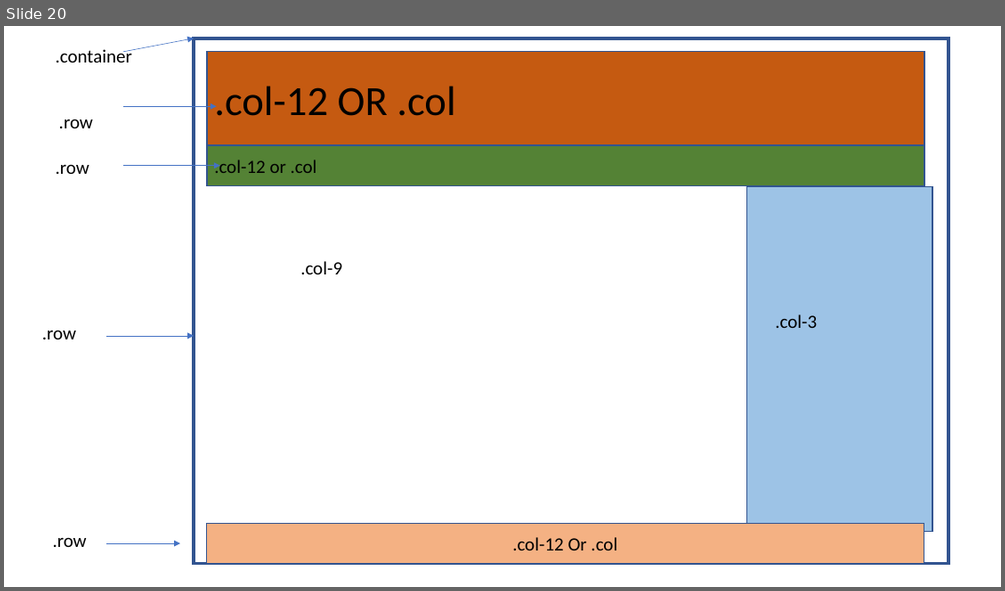
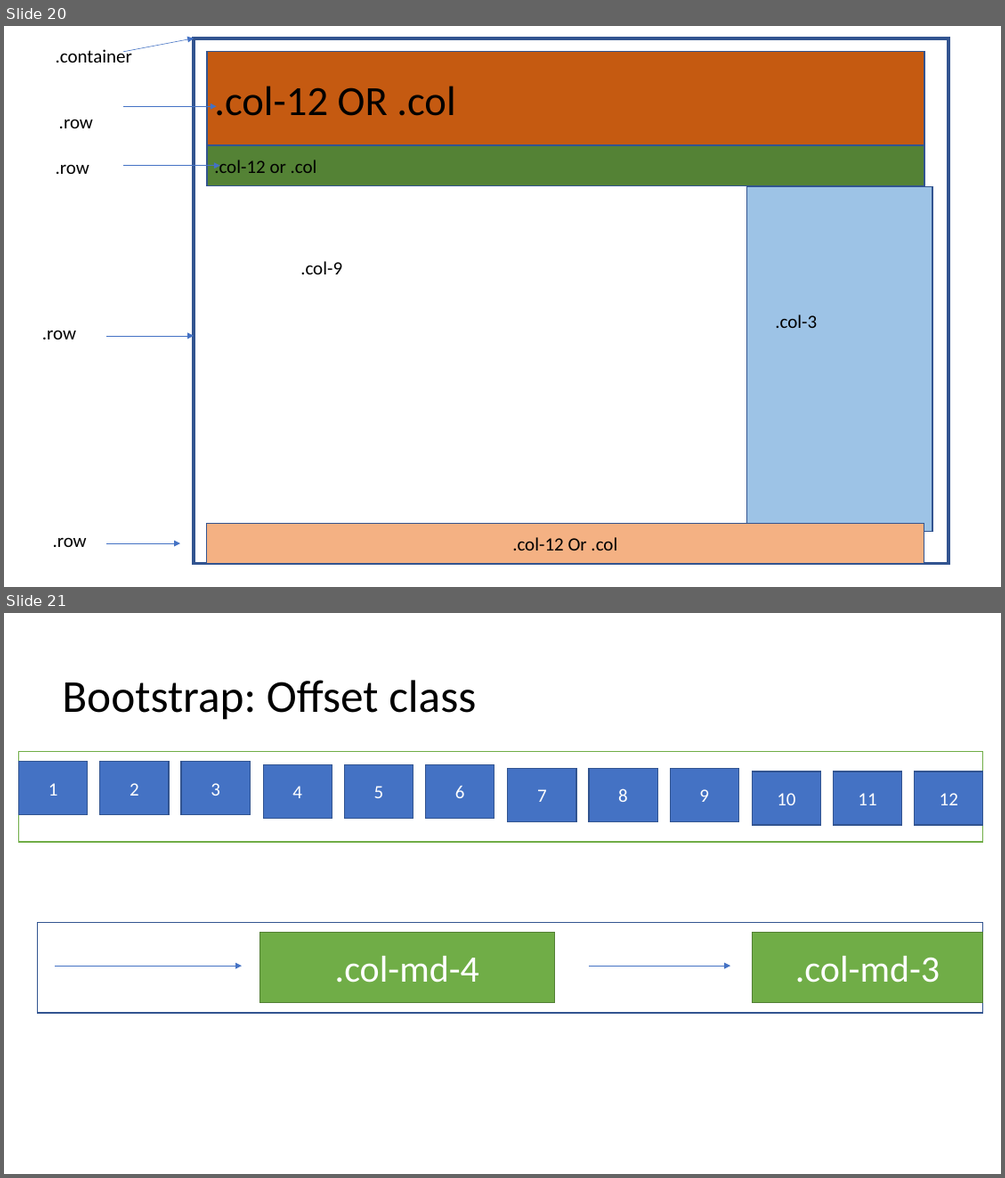
Before and after one commit to PiyushChaturvedii/Batch04, a slide deck: What is Bootstrap.pptx. Shown one above the other, each under a label of ours: slide 20 before the commit, slides 20 and 21 after it. The pictures are 1005x591 and 1005x1178 pixels, drawn with LibreOffice and Linux fonts; fonts in the diff are those of the drawing. Boxes give left, top, right and bottom in pixels: in the first picture for what was removed or moved away, otherwise in the second. Text is boxed around its words. In the diff, an @@ line names an element or a change of style, - is before the commit and + after.

```diff
--- a/What is Bootstrap.pptx
+++ b/What is Bootstrap.pptx
@@ slide 21 added at bbox=[4, 613, 1001, 1174], background #FFFFFF @@
@@ title added at bbox=[62, 680, 476, 720], 44 pt, text #000000 @@
+Bootstrap: Offset class
@@ rectangle added at bbox=[19, 751, 984, 842], outline #70AD47 1 pt @@
@@ rectangle added at bbox=[19, 762, 88, 816], fill #4472C4, outline #325491 1 pt, 18 pt, text #FFFFFF @@
+1
@@ rectangle added at bbox=[100, 762, 169, 816], fill #4472C4, outline #325491 1 pt, 18 pt, text #FFFFFF @@
+2
@@ rectangle added at bbox=[181, 762, 250, 816], fill #4472C4, outline #325491 1 pt, 18 pt, text #FFFFFF @@
+3
@@ rectangle added at bbox=[264, 765, 332, 819], fill #4472C4, outline #325491 1 pt, 18 pt, text #FFFFFF @@
+4
@@ rectangle added at bbox=[344, 765, 413, 819], fill #4472C4, outline #325491 1 pt, 18 pt, text #FFFFFF @@
+5
@@ rectangle added at bbox=[426, 765, 494, 819], fill #4472C4, outline #325491 1 pt, 18 pt, text #FFFFFF @@
+6
@@ rectangle added at bbox=[508, 768, 577, 821], fill #4472C4, outline #325491 1 pt, 18 pt, text #FFFFFF @@
+7
@@ rectangle added at bbox=[589, 768, 657, 821], fill #4472C4, outline #325491 1 pt, 18 pt, text #FFFFFF @@
+8
@@ rectangle added at bbox=[671, 768, 739, 821], fill #4472C4, outline #325491 1 pt, 18 pt, text #FFFFFF @@
+9
@@ rectangle added at bbox=[752, 771, 821, 826], fill #4472C4, outline #325491 1 pt, 18 pt, text #FFFFFF @@
+10
@@ rectangle added at bbox=[833, 771, 902, 826], fill #4472C4, outline #325491 1 pt, 18 pt, text #FFFFFF @@
+11
@@ rectangle added at bbox=[914, 771, 984, 826], fill #4472C4, outline #325491 1 pt, 18 pt, text #FFFFFF @@
+12
@@ rectangle added at bbox=[38, 922, 984, 1013], outline #325491 1 pt @@
@@ rectangle added at bbox=[259, 933, 554, 1003], fill #70AD47, outline #538035 1 pt, 36 pt, text #FFFFFF @@
+.col-md-4
@@ rectangle added at bbox=[752, 933, 983, 1003], fill #70AD47, outline #538035 1 pt, 36 pt, text #FFFFFF @@
+.col-md-3
@@ arrow added from (55, 966) to (242, 966), #4472C4 0.5 pt @@
@@ arrow added from (589, 966) to (731, 966), #4472C4 0.5 pt @@
```
Also in this commit, not shown: 5 other slides added, 3 other files.
